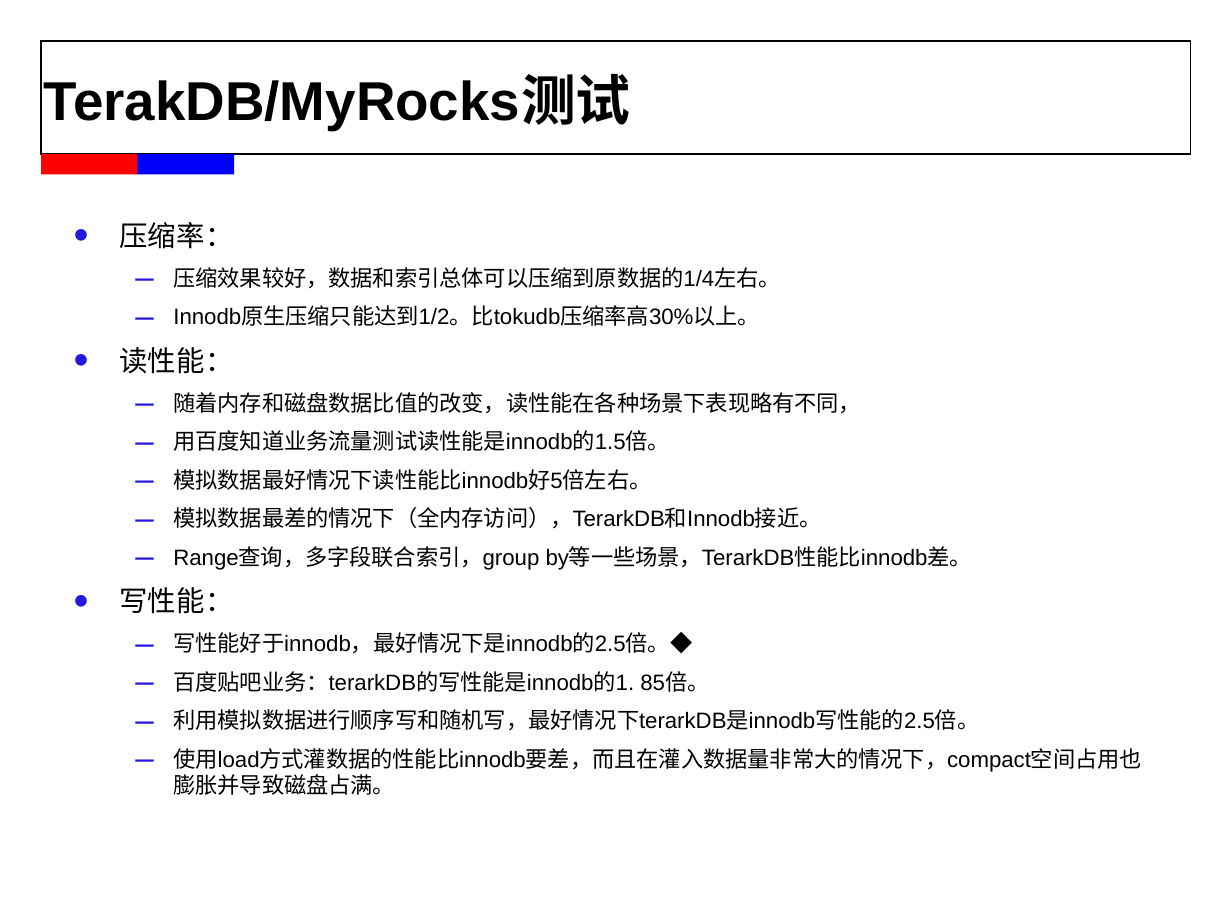
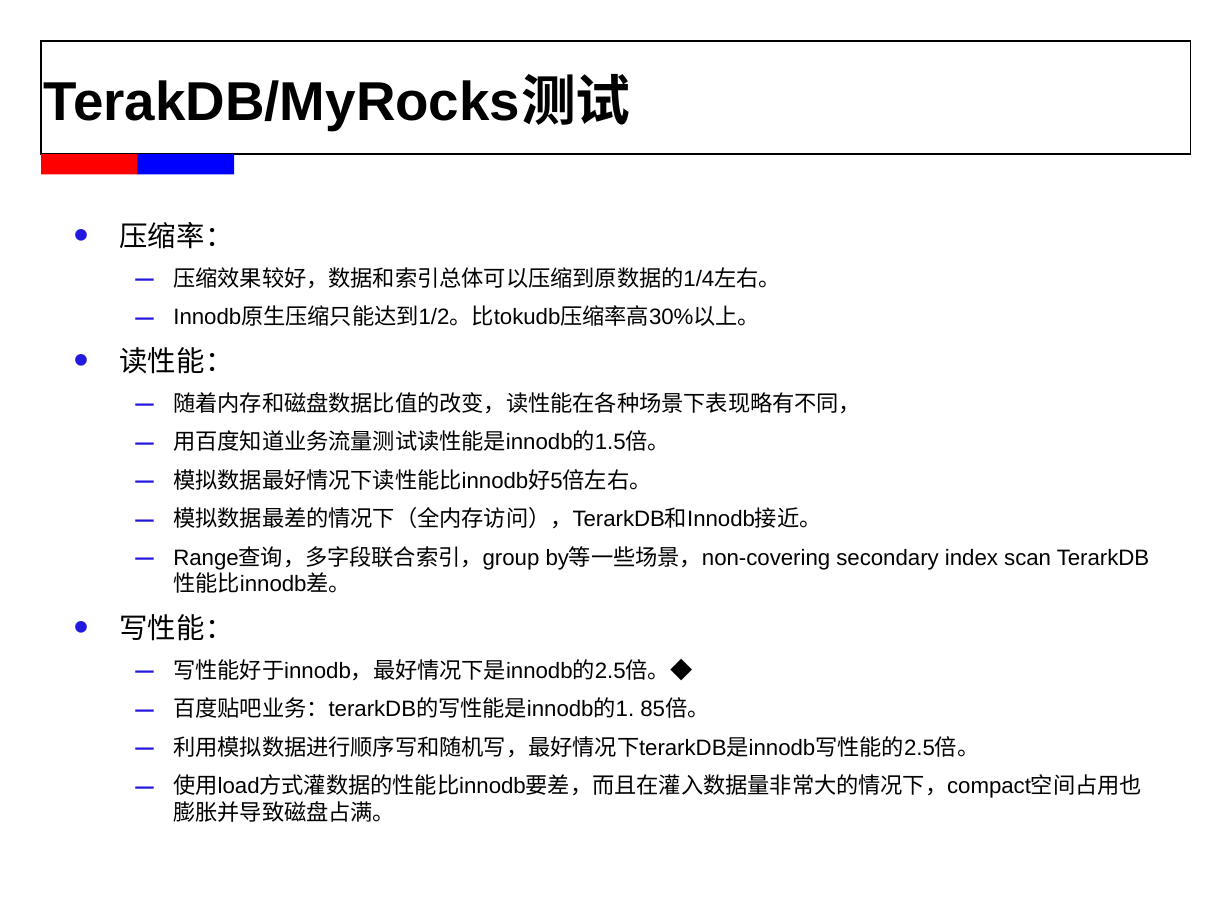
Before and after one commit to wisehead/techblog, a slide deck: slide 36 of database/MySQL/MyRocks_chenhui.ppt (slide 35 before the commit). Drawn at 1232x924 pixels with LibreOffice and Linux fonts; fonts in the diff are those of the drawing; background and template pictures are left out. Boxes give left, top, right and bottom in pixels: in the first picture for what was removed or moved away, otherwise in the second. Text is boxed around its words. In the diff, an @@ line names an element or a change of style, - is before the commit and + after.

Commit message:
May 8th 5:51pm

```diff
--- a/database/MySQL/MyRocks_chenhui.ppt
+++ b/database/MySQL/MyRocks_chenhui.ppt
@@ text at [173,547,1051,593]: text changed @@
-  – Range查询，多字段联合索引，group by等一些场景，TerarkDB性能比innodb差。
+  – Range查询，多字段联合索引，group by等一些场景，non-covering secondary index scan TerarkDB性能比innodb差。
```
Also in this commit, not shown: 1 other slide changed, 1 slide added.
